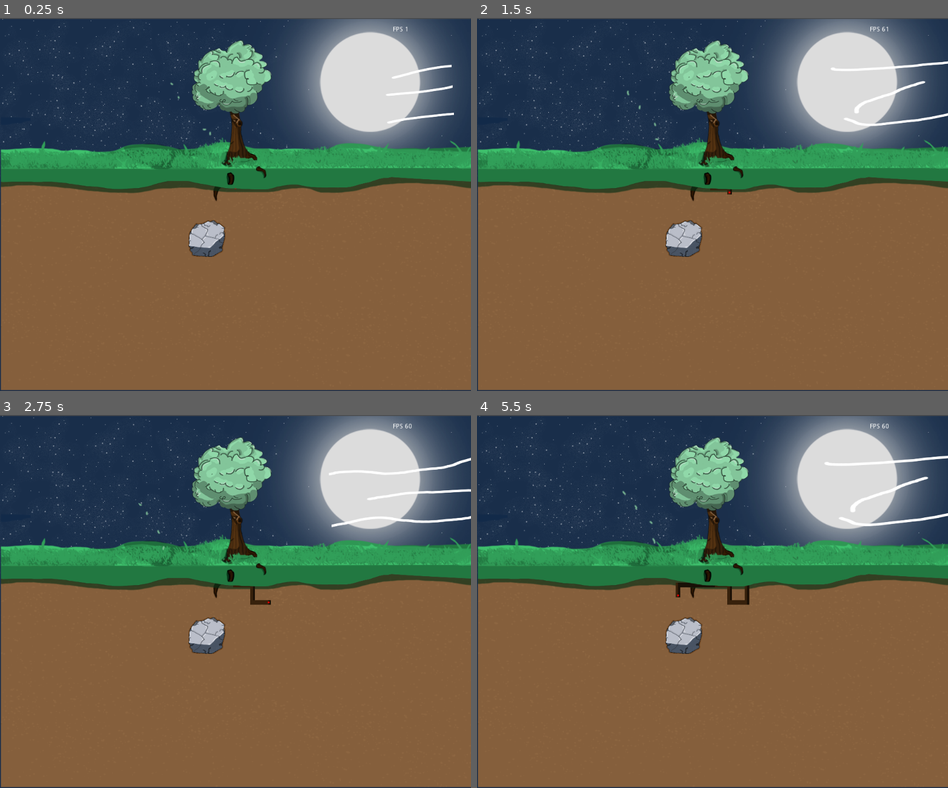
Above: before the commit, frames 1-4 (two rows, left to right).
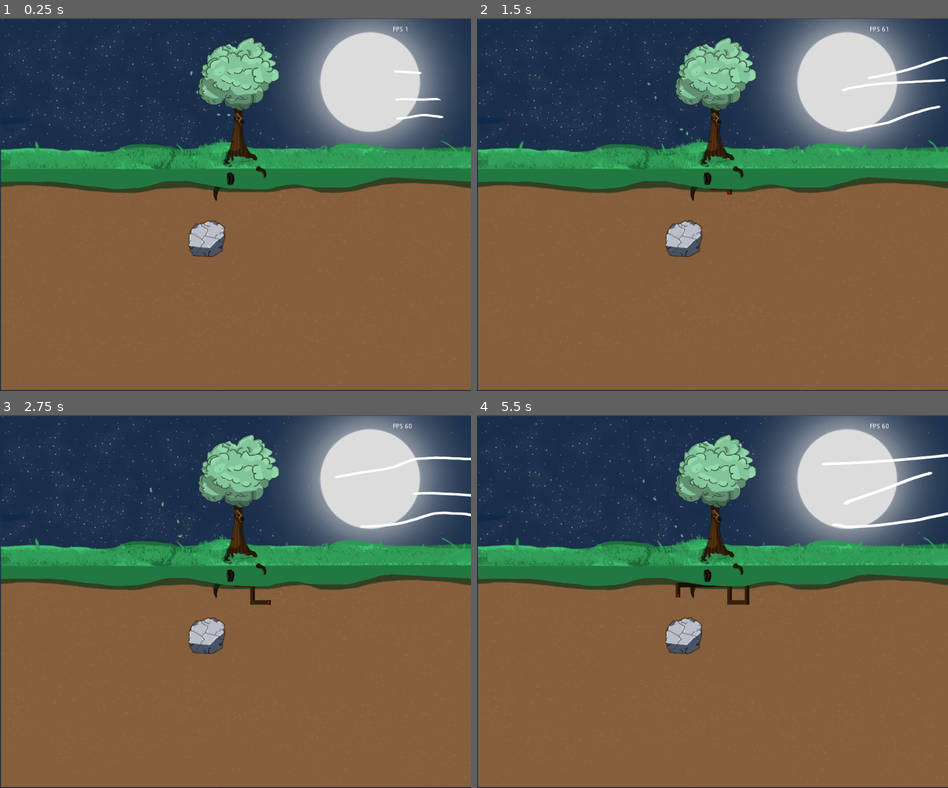
Above: after the commit, the same moments.

Repository: GunesUstunalp/GGJ2023Game
Game: Godot game, scene res://MainScene.tscn
The game is run twice, just before and just after one commit, with the same random seed, the same clock (stepped at 60 frames per second) and the same inputs.
Inputs:
- Up to frame 1 (0.25 s): no input
- Up to frame 2 (1.5 s): hold D (move_right) 0.53-1.28 s; hold S (move_down) from 1.28 s (still down)
- Up to frame 3 (2.75 s): release S (move_down) at 2.03 s; hold D (move_right) from 2.03 s (still down)
- Up to frame 4 (5.5 s): release D (move_right) at 2.78 s; hold W (move_up) 2.78-3.53 s; hold A (move_left) 3.53-5.03 s; hold S (move_down) from 5.03 s (still down)

The runs differ from the first frame. In frame 1, 2.3% of the frame differs, in the area x 2-100%, y 5-41%; in frame 2, 2.8%; in frame 3, 2.9%; in frame 4, 2.6%.

Commit message:
Bend stages passes now happen every 7 seconds
Instead of 10

Diff:
--- a/MainScene.tscn
+++ b/MainScene.tscn
@@ -188,13 +188,14 @@
 position = Vector2( 527, 302 )
 scale = Vector2( 0.938415, 0.788093 )
 frames = SubResource( 3 )
+frame = 9
 playing = true
 
 [node name="Grass" type="AnimatedSprite" parent="."]
 position = Vector2( 529, 297 )
 scale = Vector2( 1.01546, 0.957143 )
 frames = SubResource( 1 )
-frame = 1
+frame = 4
 playing = true
 
 [node name="Treee" type="Sprite" parent="."]
@@ -207,7 +208,7 @@
 scale = Vector2( 0.734194, 0.663214 )
 frames = SubResource( 4 )
 animation = "BendStage1"
-frame = 1
+frame = 3
 speed_scale = 0.6
 playing = true
 script = ExtResource( 116 )
@@ -216,7 +217,7 @@
 position = Vector2( 448, 176 )
 rotation = 1.09023
 frames = SubResource( 2 )
-frame = 5
+frame = 18
 playing = true
 
 [node name="Wind" type="AnimatedSprite" parent="."]
@@ -224,7 +225,7 @@
 rotation = 3.08787
 scale = Vector2( 0.66, 0.33 )
 frames = SubResource( 5 )
-frame = 39
+frame = 32
 speed_scale = 4.5
 playing = true
 script = ExtResource( 115 )
--- a/Wind.gd
+++ b/Wind.gd
@@ -7,7 +7,7 @@
 var MIN_STRENGTH = 1
 var BASE_SPEED = 1.5
 var BASE_SCALE = Vector2(0.66, 0.33)
-var STRENGTH_UP_RATE = 0.1
+var STRENGTH_UP_RATE = 0.15
 
 var fallTimer
 var inFallCountDown = false
